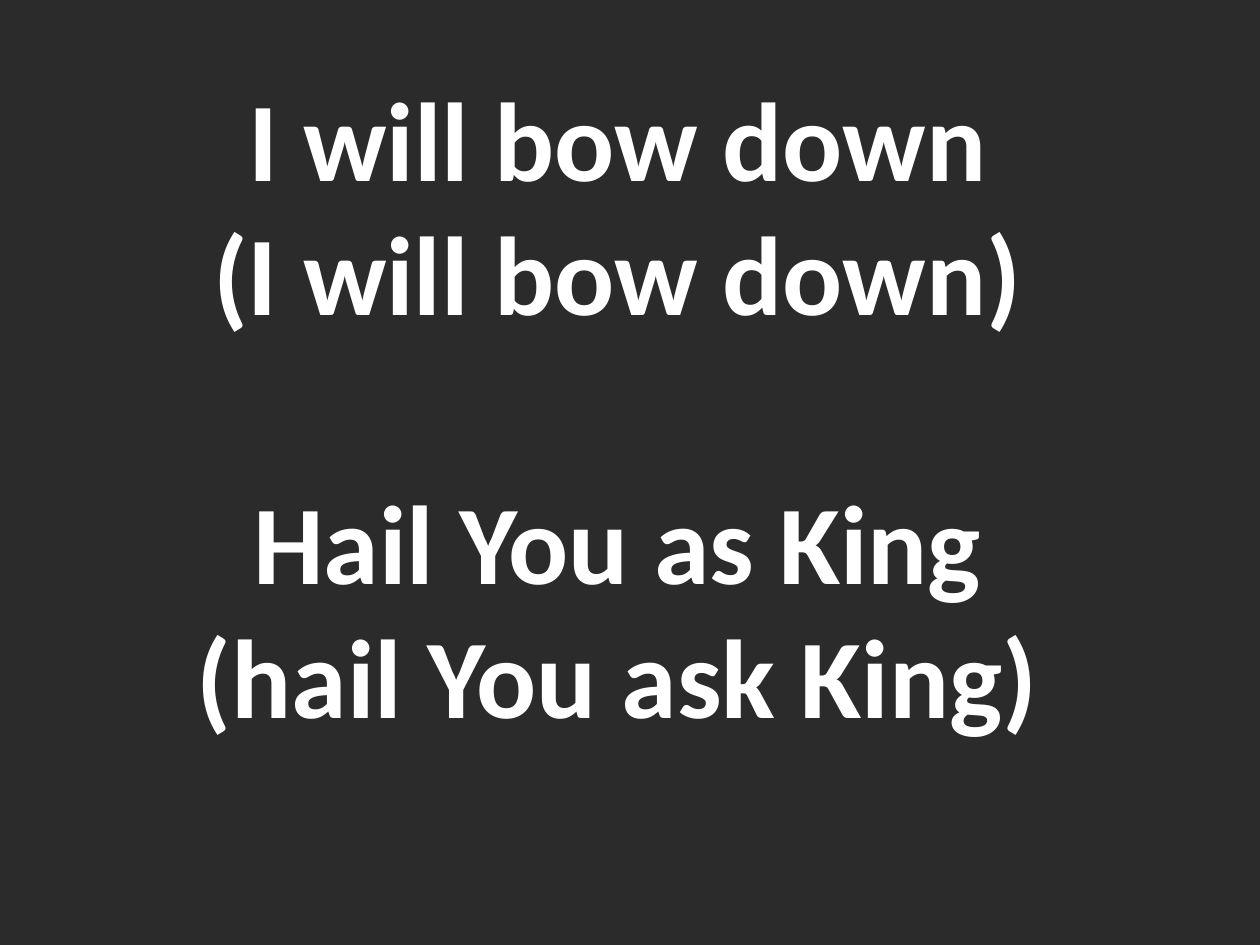
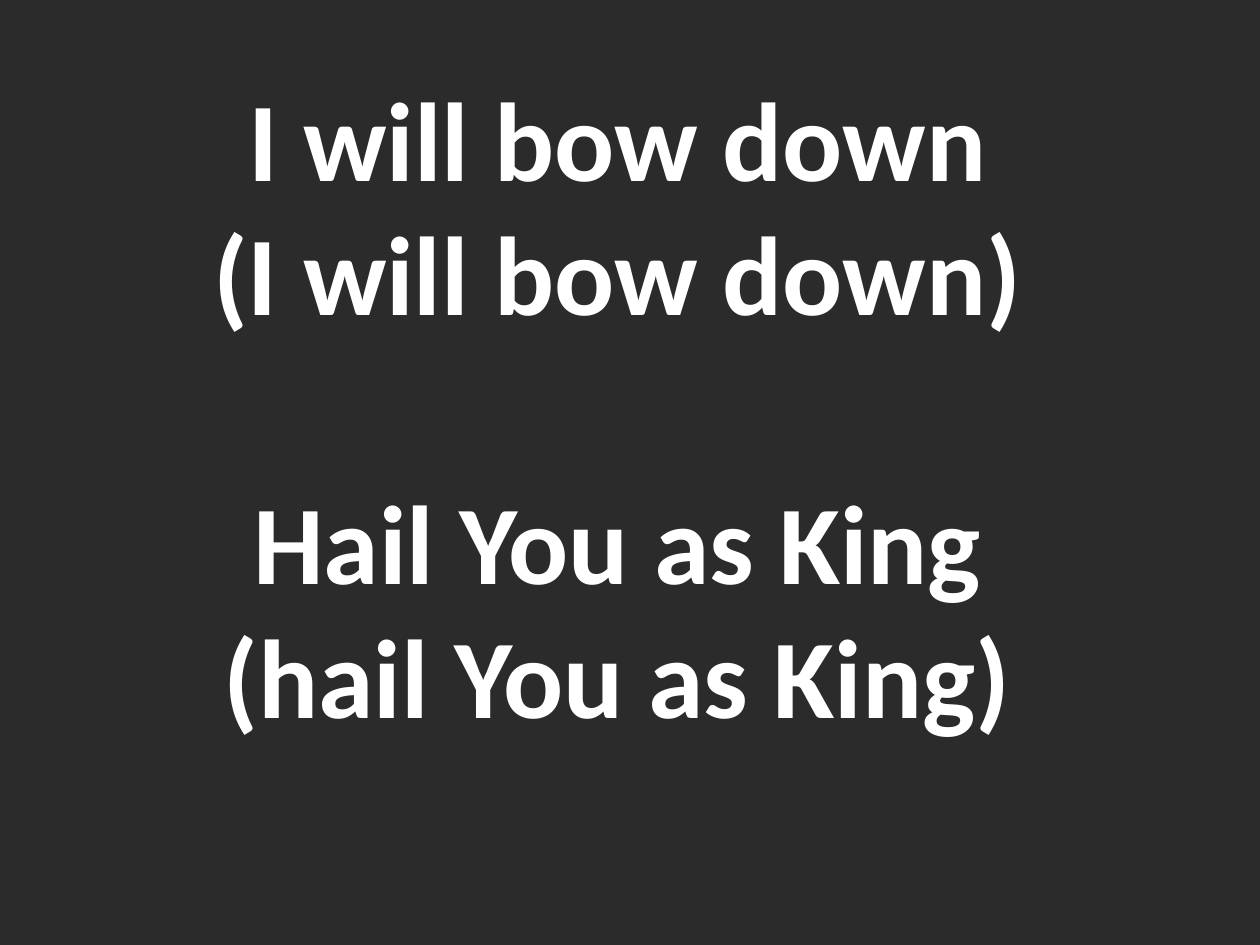
Before and after one commit to mightmay/songpptcreator, a slide deck: slide 7 of pre-made-ppt/youreworthyofmypraise.pptx. Drawn at 1260x945 pixels with LibreOffice and Linux fonts; fonts in the diff are those of the drawing; background and template pictures are left out; a plain dark background stands for a picture behind light text. Boxes give left, top, right and bottom in pixels: in the first picture for what was removed or moved away, otherwise in the second. Text is boxed around its words. In the diff, an @@ line names an element or a change of style, - is before the commit and + after.

```diff
--- a/pre-made-ppt/youreworthyofmypraise.pptx
+++ b/pre-made-ppt/youreworthyofmypraise.pptx
@@ text at box(224, 635, 1011, 737): text changed @@
-(hail You ask King)
+(hail You as King)
```
Also in this commit, not shown: 6 other files.
